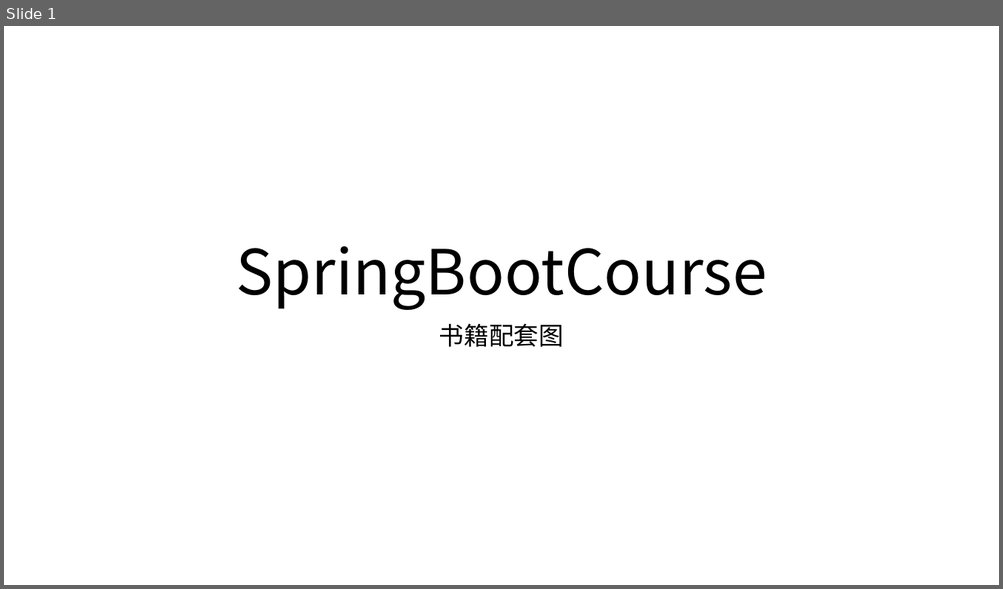
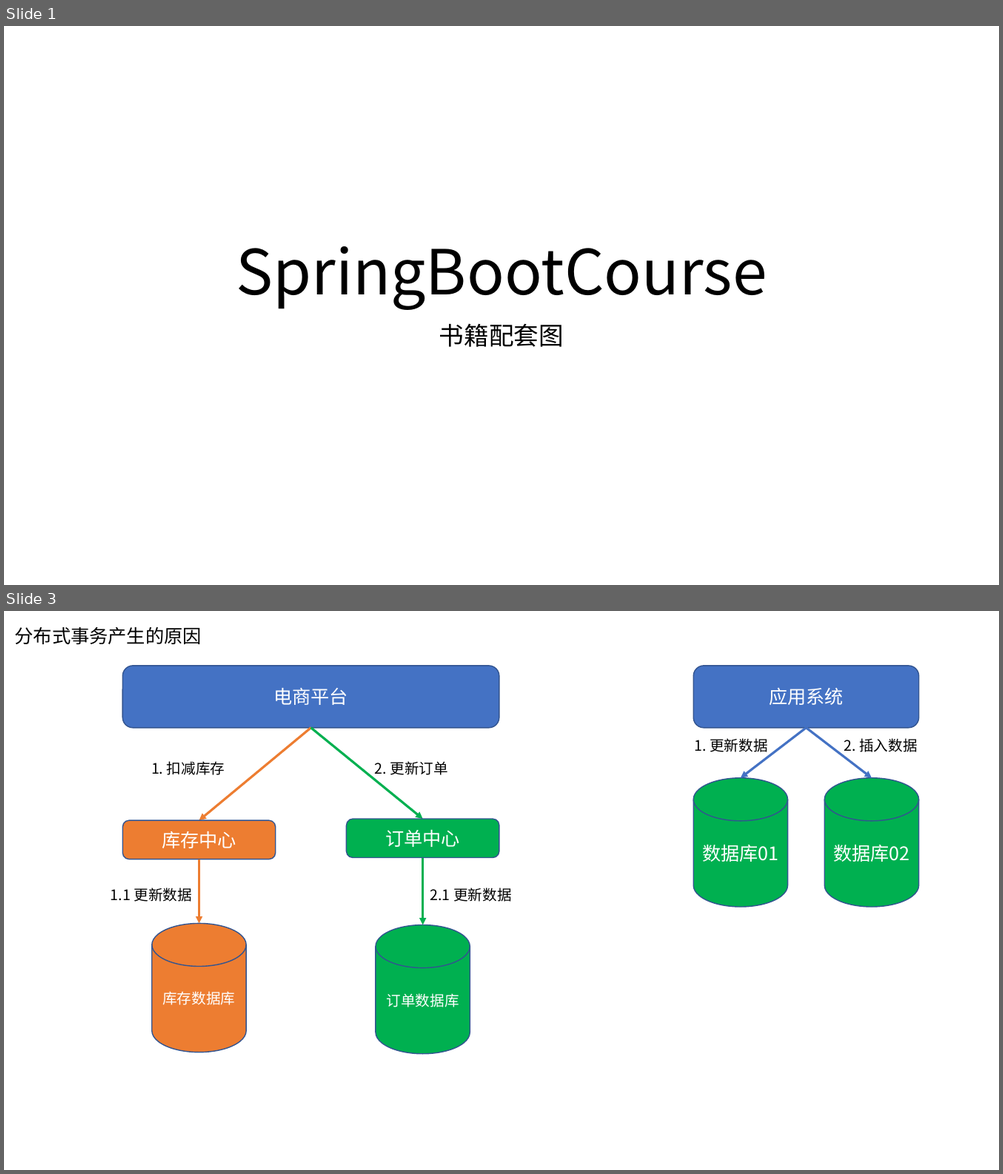
Before and after one commit to gyzhang/SpringBootCourse, a slide deck: 配套原图.pptx. Shown one above the other, each under a label of ours: slide 1 before the commit, slides 1 and 3 after it; the slides between them are not shown. The pictures are 1003x589 and 1003x1174 pixels, drawn with LibreOffice and Linux fonts; fonts in the diff are those of the drawing. Boxes give left, top, right and bottom in pixels: in the first picture for what was removed or moved away, otherwise in the second. Text is boxed around its words. In the diff, an @@ line names an element or a change of style, - is before the commit and + after.

Commit message:
完成第6章“事务”

```diff
--- a/配套原图.pptx
+++ b/配套原图.pptx
@@ slide 3 added at [4, 611, 999, 1170], background #FFFFFF @@
@@ text added at [15, 627, 202, 644], 18 pt, text #000000 @@
+分布式事务产生的原因
@@ group added at [694, 666, 919, 907]: 2 cylinders, 2 arrows, 2 texts, 1 rounded rectangle @@
+应用系统
+数据库01
+数据库02
+1. 更新数据
+2. 插入数据
@@ group added at [111, 666, 511, 1054]: 4 arrows, 4 texts, 3 rounded rectangles, 2 cylinders @@
+电商平台
+库存数据库
+订单数据库
+1. 扣减库存
+2. 更新订单
+库存中心
+订单中心
+1.1 更新数据
+2.1 更新数据
```
Also in this commit, not shown: 1 slide changed, 1 other slide added, 6 other files.
